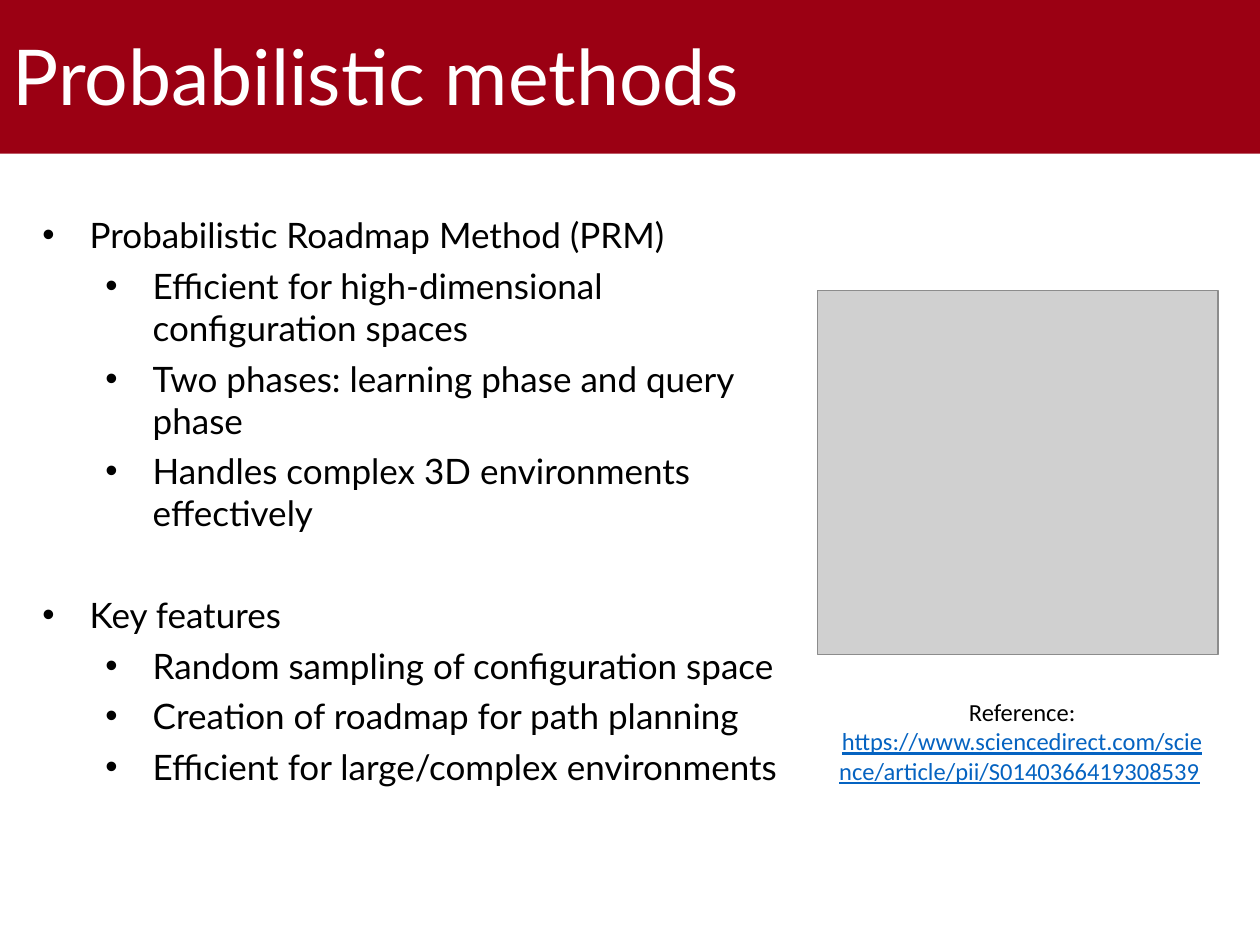
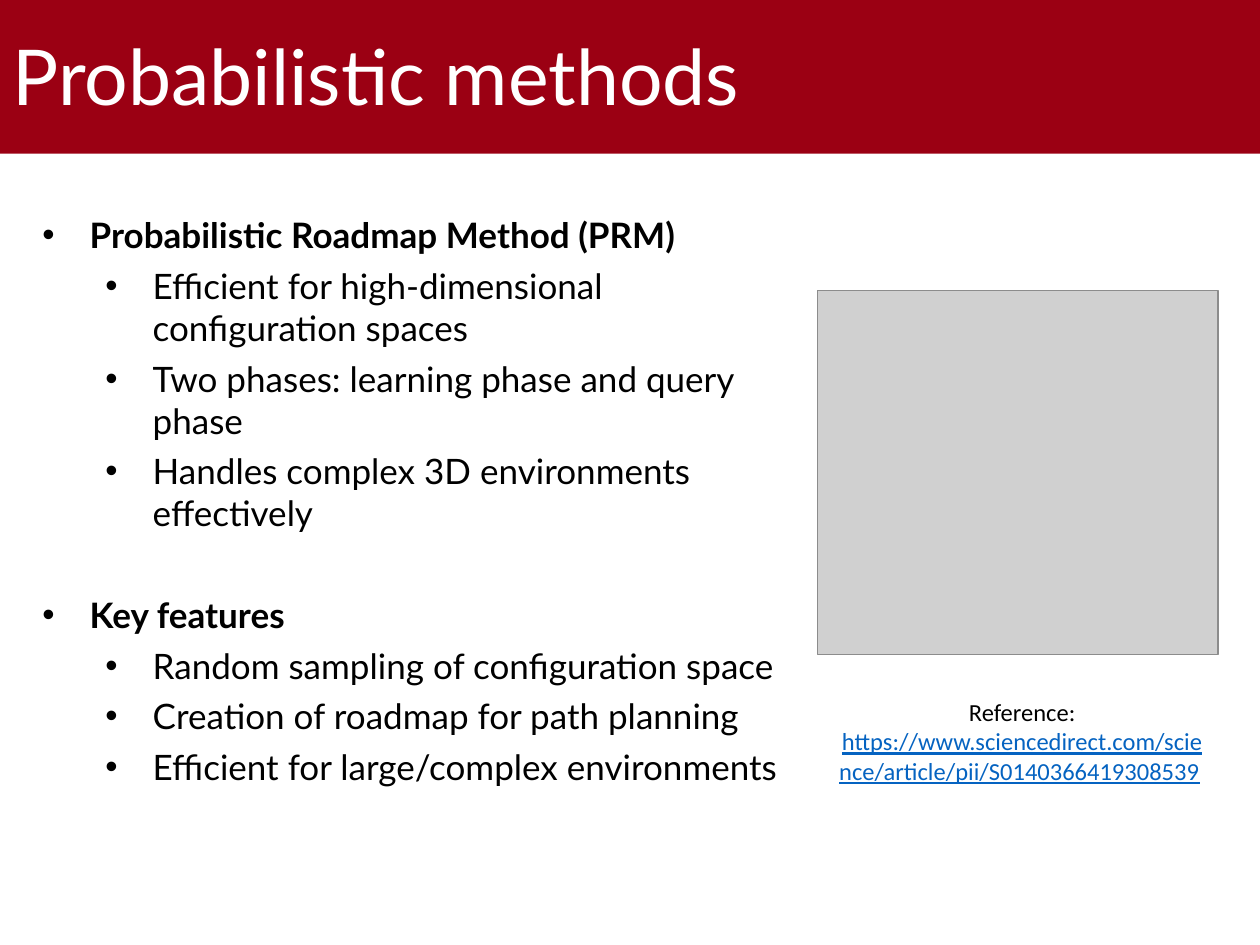
Before and after one commit to gabrielrovesti/WNMA-UAV-Route-Planning-Survey, a slide deck: slide 7 of 2 - Slides/UAV Route Planning Strategies.pptx. Drawn at 1260x945 pixels with LibreOffice and Linux fonts; fonts in the diff are those of the drawing; grey boxes stand for pictures; background and template pictures are left out. Boxes give left, top, right and bottom in pixels: in the first picture for what was removed or moved away, otherwise in the second. Text is boxed around its words. In the diff, an @@ line names an element or a change of style, - is before the commit and + after.

```diff
--- a/2 - Slides/UAV Route Planning Strategies.pptx
+++ b/2 - Slides/UAV Route Planning Strategies.pptx
@@ text at box(90, 220, 675, 634): bold on in "Probabilistic Roadmap Method (PRM)", "Key features" @@
```
Also in this commit, not shown: 7 other slides changed, 4 slides added, 1 other file.
